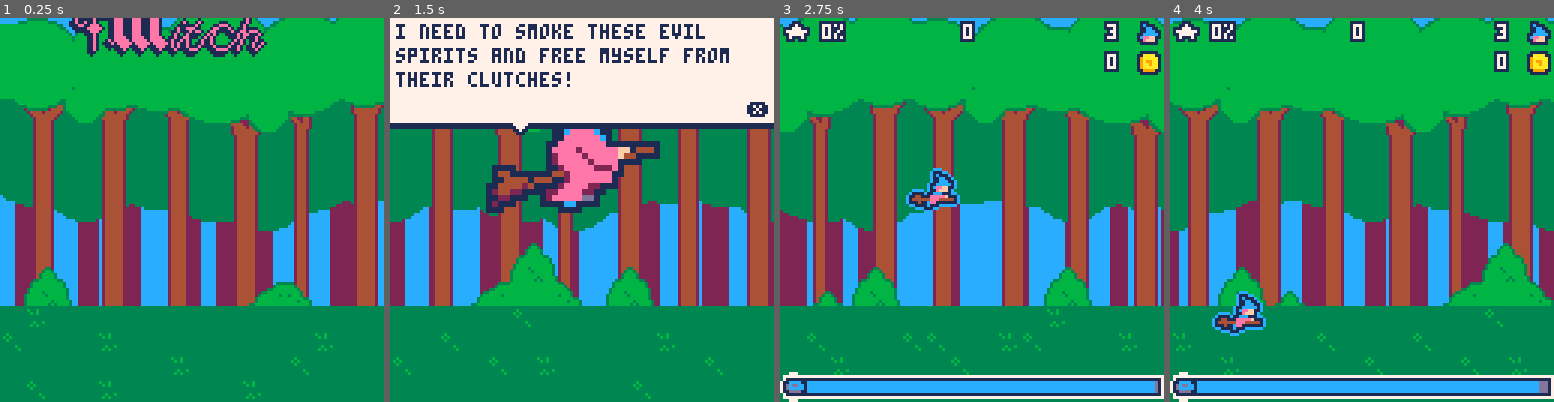
Above: before the commit, frames 1-4 (left to right).
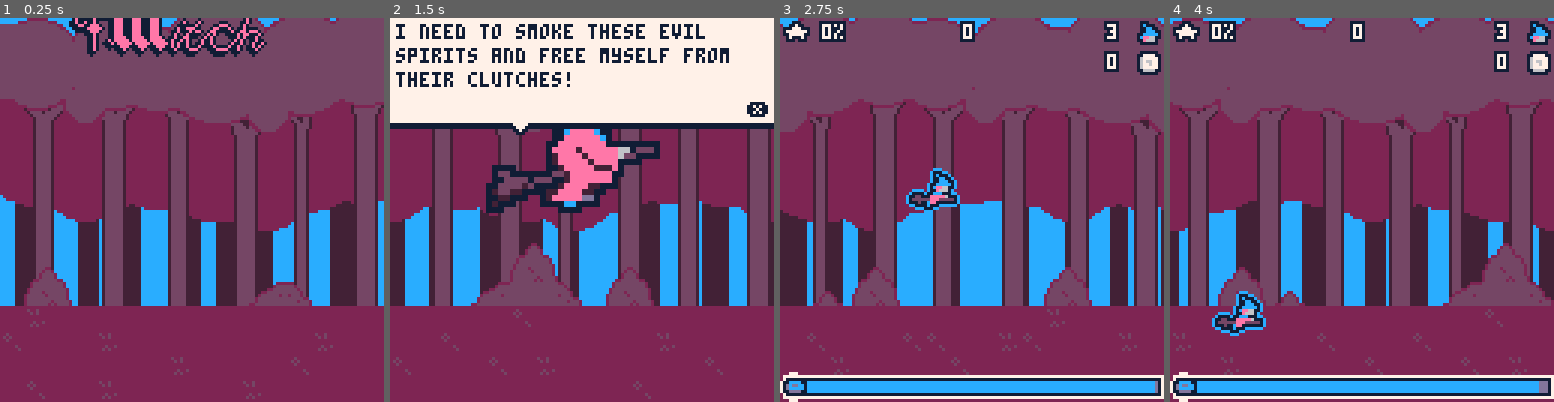
Above: after the commit, the same moments.

Repository: roseblack02/pico8-witch_blaster
Game: PICO-8 cartridge witch_blaster.p8
Two runs of this game, one before a commit and one after it. Both use one fixed random seed, a clock stepped at 60 frames per second and the inputs below.
Inputs:
- Up to frame 1 (0.25 s): no input
- Up to frame 2 (1.5 s): tap X (X key) at 0.33, 1.07 s; tap O (Z key) at 0.7 s
- Up to frame 3 (2.75 s): hold Right 1.6-2.1 s; tap O (Z key) at 1.7, 2.1, 2.5 s; tap X (X key) at 1.85 s; hold Up 2.15-2.42 s; hold Right from 2.47 s (still down)
- Up to frame 4 (4 s): tap O (Z key) at 2.9, 3.3, 3.7 s; tap X (X key) at 2.97 s; release Right at 3.03 s; hold Left 3.08-3.58 s; hold Down 3.63-3.97 s

The runs differ from the first frame. In frame 1, 91% of the frame differs, in the area x 0-100%, y 0-100%; in frame 2, 66%; in frame 3, 84%; in frame 4, 87%.

Commit message:
changed colour palette names

Diff:
--- a/witch_blaster.p8
+++ b/witch_blaster.p8
@@ -20,7 +20,7 @@
 	music(2)
 	--menu
 	witch_y,blaster_x=-20,-100
-	game_pal="normal"
+	game_pal="original"
 	music_on="on"
 	option=1
 	menu_colour={7,7,7}
@@ -316,7 +316,7 @@
 
 	if option==3 then
 		if btnp(1) or btnp(0) then
-			if(game_pal=="normal") game_pal="trans" else game_pal="normal"
+			if(game_pal=="full") game_pal="original" else game_pal="full"
 			sfx(8)
 		end
 	end
@@ -1511,7 +1511,7 @@
 	--reset palette and draw sprite
 	pal()
 
-	if game_pal=="trans" then
+	if game_pal=="original" then
 		pal({-15,-14,2,-3,-4,6,7,-8,6,7,-3,12,13,14,6},1)
 	else
 		pal({1,2,3,4,5,6,7,8,9,10,-5},1)
